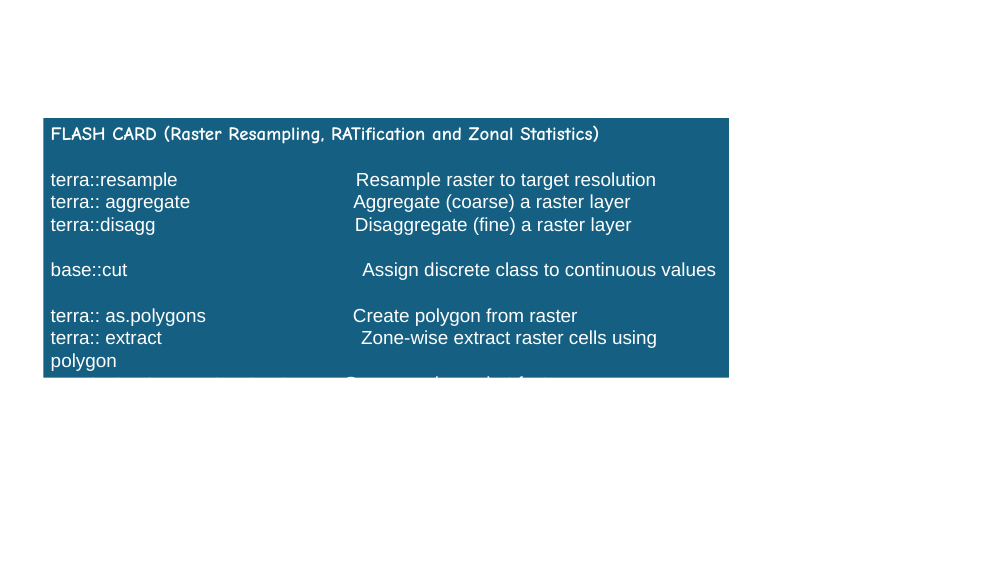
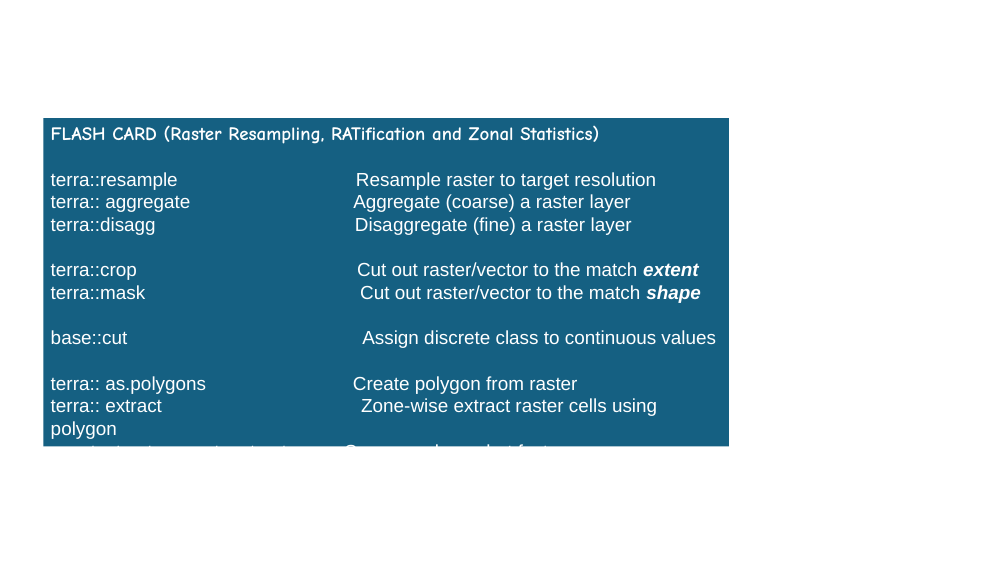
Before and after one commit to Vinit-Sehgal/AGRO4092, a slide deck: slide 6 of plots.pptx. Drawn at 1008x567 pixels with LibreOffice and Linux fonts; fonts in the diff are those of the drawing. Boxes give left, top, right and bottom in pixels: in the first picture for what was removed or moved away, otherwise in the second. Text is boxed around its words. In the diff, an @@ line names an element or a change of style, - is before the commit and + after.

```diff
--- a/plots.pptx
+++ b/plots.pptx
@@ rectangle "FLASH CARD (Raster Resampling, RATification ...": place and size @@
-rectangle "FLASH CARD (Raster Resampling, RATification ..." at <box>43,118,729,377</box>
+rectangle "FLASH CARD (Raster Resampling, RATification ..." at <box>43,118,729,446</box>
@@ text in rectangle at <box>51,262,701,303</box>: paragraphs added @@
+terra::crop Cut out raster/vector to the match extent
+terra::mask Cut out raster/vector to the match shape
```
Also in this commit, not shown: 20 other files.
